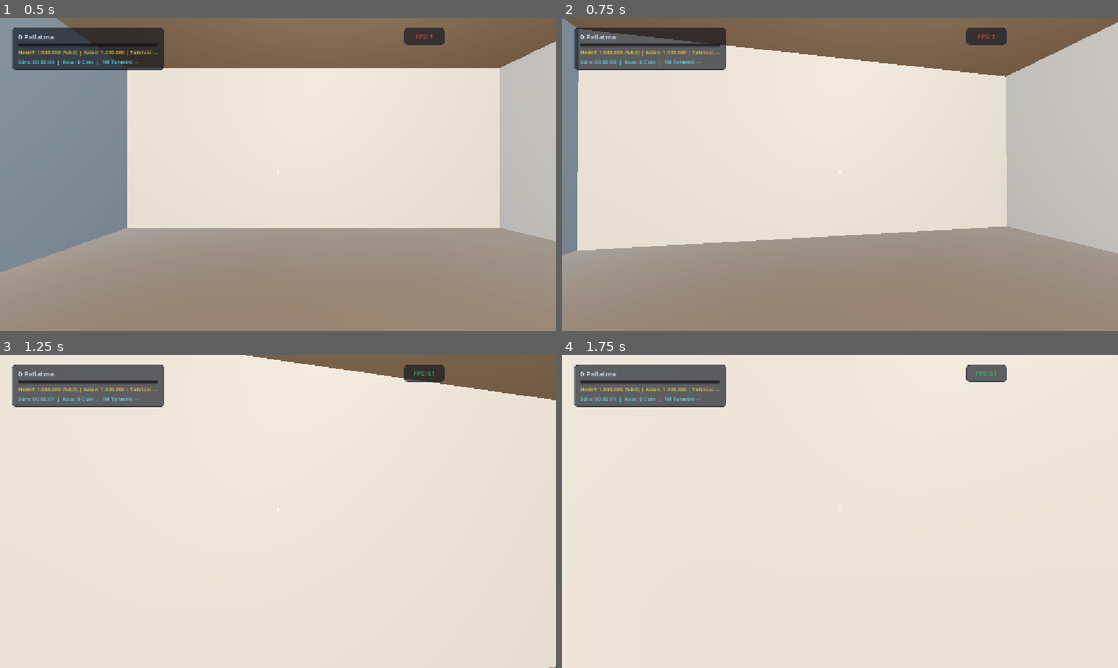
Above: before the commit, frames 1-4 (two rows, left to right).
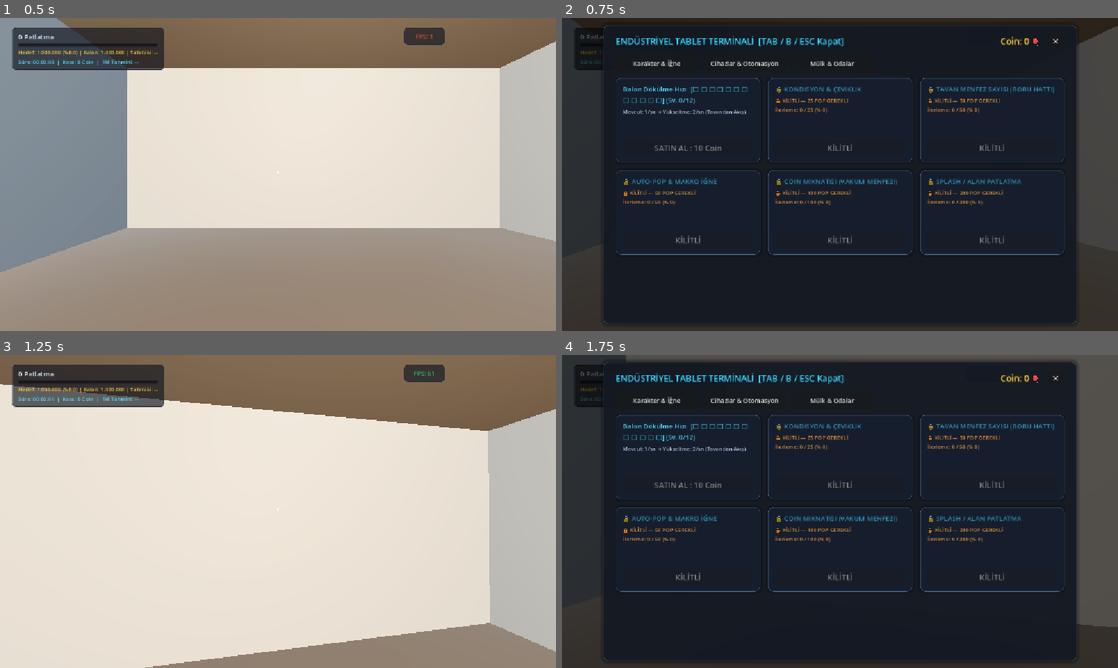
Above: after the commit, the same moments.

Repository: atalhatulu/balloon-room
Game: Godot game, scene res://scenes/main.tscn
The game is run twice, just before and just after one commit, with the same random seed, the same clock (stepped at 60 frames per second) and the same inputs.
Inputs (mouse positions are in pixels of both pictures, inside the frame that each line leads up to):
- Up to frame 1 (0.5 s): no input
- Up to frame 2 (0.75 s): tap Enter at 0.5 s; move the mouse to (867, 174) at 0.52 s; hold W from 0.53 s (still down); tap Tab at 0.6 s; click (867, 174) at 0.67 s
- Up to frame 3 (1.25 s): keep holding W; tap Space at 0.77 s; tap B at 0.8 s
- Up to frame 4 (1.75 s): keep holding W; move the mouse to (812, 511) at 1.27 s; tap B at 1.35 s; tap Space at 1.52 s; tap E at 1.55 s

Frame 1 is identical in both runs. In frame 2, 100% of the frame differs, in the area x 0-100%, y 0-100%; in frame 3, 27%; in frame 4, 100%.

Commit message:
feat(tablet): implement portable tablet terminal (TAB/B) and long-range precision holographic placement (120m)

Diff:
--- a/scenes/main.tscn
+++ b/scenes/main.tscn
@@ -719,15 +719,15 @@
 anchor_top = 0.5
 anchor_right = 0.5
 anchor_bottom = 0.5
-offset_left = -150.0
+offset_left = -180.0
 offset_top = 40.0
-offset_right = 150.0
+offset_right = 180.0
 offset_bottom = 80.0
 grow_horizontal = 2
 grow_vertical = 2
 theme_override_colors/font_color = Color(0.2, 0.9, 0.5, 1)
 theme_override_font_sizes/font_size = 16
-text = "[E] Bilgisayarı Aç"
+text = "[E] Masa Terminali  |  [TAB / B] Seyyar Tablet"
 horizontal_alignment = 1
 
 [node name="AutoFireBadge" type="Label" parent="UI/HUD" unique_id=966113593]
@@ -801,8 +801,8 @@
 [node name="Title" type="Label" parent="UI/ShopModal/Panel/Margin/VBox/Header" unique_id=581097897]
 layout_mode = 2
 theme_override_colors/font_color = Color(0.2, 0.85, 1, 1)
-theme_override_font_sizes/font_size = 20
-text = "BİLGİSAYAR & YÜKSELTME TERMİNALİ"
+theme_override_font_sizes/font_size = 18
+text = "ENDÜSTRİYEL TABLET TERMİNALİ  [TAB / B / ESC Kapat]"
 
 [node name="Spacer" type="Control" parent="UI/ShopModal/Panel/Margin/VBox/Header" unique_id=1712972174]
 layout_mode = 2
--- a/scripts/main.gd
+++ b/scripts/main.gd
@@ -872,7 +872,7 @@
 				var inter = wp["p"].intersects_ray(ray_orig, ray_dir)
 				if inter != null:
 					var d = ray_orig.distance_to(inter)
-					if d > 0.5 and d < 35.0 and inter.y >= 0.2 and inter.y <= (ceiling_h - 0.2):
+					if d > 0.5 and d < 120.0 and inter.y >= 0.2 and inter.y <= (ceiling_h - 0.2):
 						if abs(inter.x) <= (half_w + 0.15) and abs(inter.z) <= (half_l + 0.15):
 							if d < best_hit_dist:
 								best_hit_dist = d
@@ -880,7 +880,7 @@
 								best_wall_rot = wp["rot"]
 								is_wall_mounted = true
 
-			if is_wall_mounted and dev_type == "fan" and best_hit_dist < 18.0:
+			if is_wall_mounted and dev_type == "fan" and best_hit_dist < 40.0:
 				var snap_y = clamp(round(best_wall_pos.y / 0.8) * 0.8, 0.8, ceiling_h - 1.4)
 				if abs(best_wall_pos.z) >= (half_l - 0.6):
 					var snap_x = clamp(round(best_wall_pos.x / 1.5) * 1.5, -half_w + 1.5, half_w - 1.5)
@@ -898,7 +898,7 @@
 				var hit_pos = player.global_position + ray_dir * 3.5
 				if intersect != null:
 					var dist = ray_orig.distance_to(intersect)
-					if dist < 45.0 and intersect.y <= (ray_orig.y + 0.5):
+					if dist < 120.0 and intersect.y <= (ray_orig.y + 0.5):
 						hit_pos = intersect
 
 				var max_x = half_w - 1.5
@@ -1000,7 +1000,7 @@
 			var d_pos = d_node.global_position + Vector3(0, 0.35, 0)
 			var to_d = d_pos - cam_pos
 			var dist = to_d.length()
-			if dist <= 6.5 and dist > 0.3:
+			if dist <= 18.0 and dist > 0.3:
 				var dot = look_dir.dot(to_d / dist)
 				if dot > best_dot:
 					var d_type = d_node.get_meta("device_type") if d_node.has_meta("device_type") else ""
@@ -1019,7 +1019,7 @@
 
 		if desk_prompt:
 			if raycast_target_type == "desk":
-				desk_prompt.text = "[E] Bilgisayarı Aç / Dükkana Gir"
+				desk_prompt.text = "[E] Bilgisayar Masası  |  [TAB / B] Seyyar Tablet"
 			elif raycast_target_type == "gravity_terminal":
 				var g_mode = gravity_mode_names[clamp(current_gravity_idx, 0, gravity_mode_names.size() - 1)]
 				var d_data = shop_manager.devices.get("gravity_regulator", {}) if shop_manager else {}
@@ -1507,7 +1507,11 @@
 
 	# 2. Normal Interactions (Raycast crosshair aiming & distance reach)
 	if event is InputEventKey and event.pressed and not event.is_echo():
-		if event.keycode == KEY_E:
+		if event.keycode == KEY_TAB or event.keycode == KEY_B:
+			toggle_shop_modal()
+			get_viewport().set_input_as_handled()
+			return
+		elif event.keycode == KEY_E:
 			if raycast_target_type == "desk" or is_near_desk:
 				toggle_shop_modal()
 			elif raycast_target_type == "device" and raycast_target_device != null and is_instance_valid(raycast_target_device):
